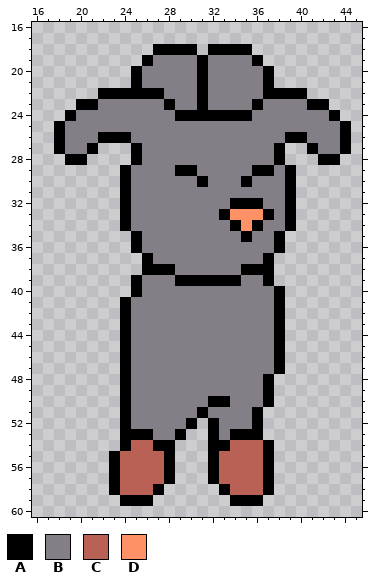
Pixel-art sprite: Assets/Animation/Player/NewSpritesheets/Rework_Bemmy_Main-Parachute.png. Above, as it was before the edit.
The file is 64x64 pixels. Shown: x 16..45, y 16..60.
Palette (. is transparent): A #000000  B #847e87  C #ba6156  D #ff9166
Pixels before, first column x 18:
18 .........AAAA.AAAA.........
19 ........ABBBBABBBBA........
20 .......ABBBBBABBBBBA.......
21 .......ABBBBBABBBBBA.......
22 ....AAAAAABBBABBBBBAAAA....
23 ..AABBBBBBABBABBBBABBBBAA..
24 .ABBBBBBBBBAAAAAAABBBBBBBA.
25 ABBBBBBBBBBBBBBBBBBBBBBBBBA
26 ABBBAAABBBBBBBBBBBBBBAABBBA
27 ABBA...ABBBBBBBBBBBBA..ABBA
28 .AA....ABBBBBBBBBBBBA...AA.
29 ......ABBBBAABBBBBAABA.....
30 ......ABBBBBBABBBABBBA.....
31 ......ABBBBBBBBBBBBBBA.....
32 ......ABBBBBBBBBAAABBA.....
33 ......ABBBBBBBBADDDABA.....
34 ......ABBBBBBBBBADABBA.....
35 .......ABBBBBBBBBABBA......
36 .......ABBBBBBBBBBBBA......
37 ........ABBBBBBBBBBA.......
38 ........AAABBBBBBAAA.......
39 .......ABBBAAAAAABBA.......
40 .......ABBBBBBBBBBBBA......
41 ......ABBBBBBBBBBBBBA......
42 ......ABBBBBBBBBBBBBA......
43 ......ABBBBBBBBBBBBBA......
44 ......ABBBBBBBBBBBBBA......
45 ......ABBBBBBBBBBBBBA......
46 ......ABBBBBBBBBBBBBA......
47 ......ABBBBBBBBBBBBBA......
48 ......ABBBBBBBBBBBBA.......
49 ......ABBBBBBBBBBBBA.......
50 ......ABBBBBBBAABBBA.......
51 ......ABBBBBBABBBBA........
52 ......ABBBBBA.ABBBA........
53 ......AAABBA..ABAAA........
54 ......ACCAA...AACCCA.......
55 .....ACCCCA...ACCCCA.......
56 .....ACCCCA...ACCCCA.......
57 .....ACCCCA...ACCCCA.......
58 .....ACCCA.....ACCCA.......
59 ......AAA.......AAA........
And afterwards:
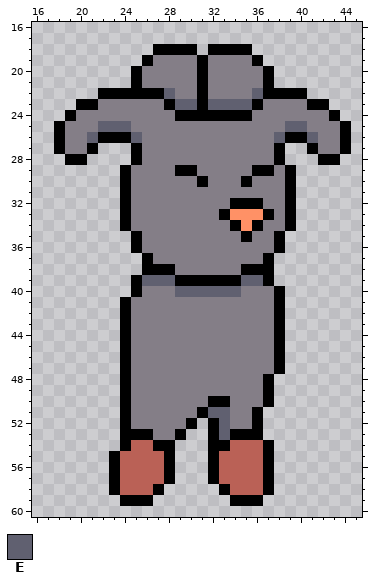
Colours new in this view: E #606070
Edits made:
Changed rows in their new state; - is an unchanged pixel.
first column x 21:
22 -------E-------E-----
23 --------EE-EEEE------
25 -EEE--------------EE-
26 E---E------------E--E
first column x 26:
39 EEE------EE
40 ---EEEEEE--
first column x 32:
51 EE
52 -E
53 -E
Pixel boxes of the changes (left, top, right, bottom) in both pictures:
changed: (87, 88, 318, 143)
changed: (142, 275, 263, 297)
changed: (208, 407, 230, 440)
